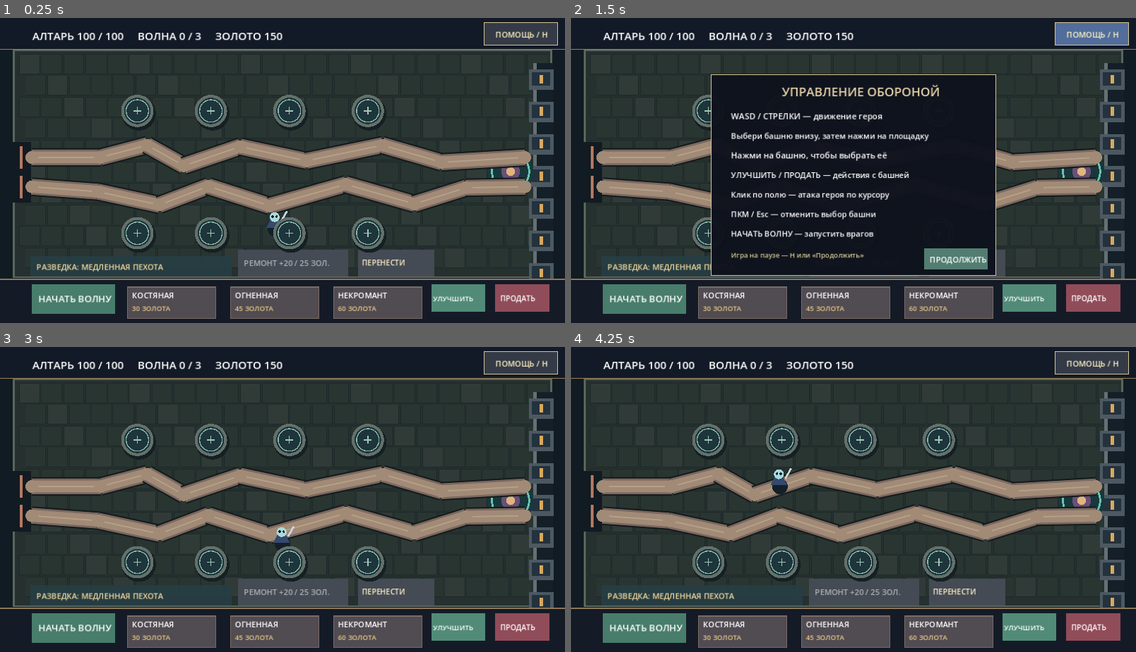
Above: before the commit, frames 1-4 (two rows, left to right).
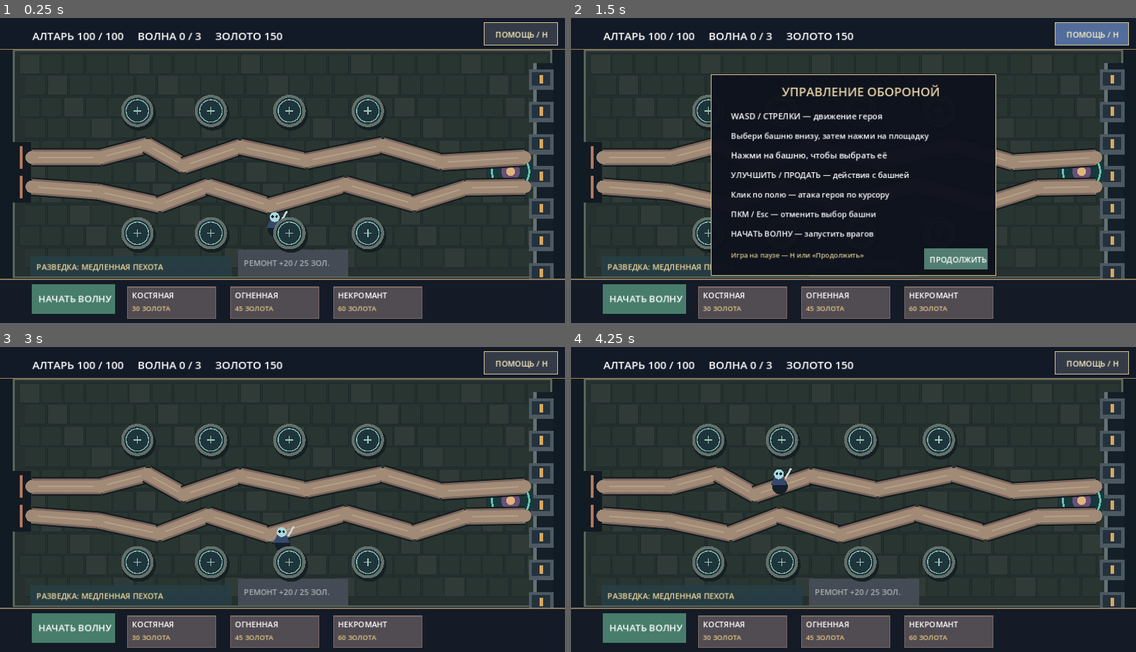
Above: after the commit, the same moments.

Repository: DoctorStrangeSH/Last-Ritual
Game: Godot game, scene res://scenes/topdown_td_prototype.tscn
The game is run twice, just before and just after one commit, with the same random seed, the same clock (stepped at 60 frames per second) and the same inputs. This scene is started directly instead of the project's main scene.
Inputs (mouse positions are in pixels of both pictures, inside the frame that each line leads up to):
- Up to frame 1 (0.25 s): no input
- Up to frame 2 (1.5 s): tap Enter at 0.5 s; move the mouse to (977, 161) at 0.52 s; hold Right (ui_right) 0.53-1.28 s; tap H at 0.6 s; click (977, 161) at 0.67 s; tap Space at 0.77, 1.25 s; move the mouse to (740, 191) at 1.27 s; hold Down (ui_down) from 1.28 s (still down); tap E at 1.35 s
- Up to frame 3 (3 s): tap Space at 1.52, 2.75 s; tap Enter at 2 s; move the mouse to (339, 435) at 2.02 s; release Down (ui_down) at 2.03 s; hold Right (ui_right) 2.03-2.78 s; tap R at 2.1 s; move the mouse to (254, 569) at 2.77 s; hold Up (ui_up) from 2.78 s (still down); tap H at 2.85 s; click (254, 569) at 2.92 s
- Up to frame 4 (4.25 s): tap Space at 3.02, 3.77 s; move the mouse to (1023, 554) at 3.52 s; release Up (ui_up) at 3.53 s; hold Left (ui_left) from 3.53 s (still down); tap E at 3.6 s

The runs differ from the first frame. In frame 1, 2.9% of the frame differs, in the area x 63-98%, y 75-97%; in frame 2, 1.9%; in frame 3, 2.9%; in frame 4, 2.9%.

Commit message:
TD2: компактная информация о башне и контекстные кнопки (#150)
* ux(td2): selected tower stat card and contextual move upgrade sell controls

* test(td2): contextual tower card displays live level upgrade and specialization

* docs(td2): mark clean HUD as pending verification

Diff:
--- a/scripts/topdown_td_prototype.gd
+++ b/scripts/topdown_td_prototype.gd
@@ -758,6 +758,25 @@
     draw_circle(pos + Vector2(4, -14), 2.5, Color("#142229"))
     draw_line(pos + Vector2(13, -4), pos + Vector2(25, -25), Color("#c6d7df"), 4.0)
 
+func selected_tower_info() -> Dictionary:
+    if selected_slot < 0 or selected_slot >= slots.size():
+        return {}
+    var tower: Dictionary = slots[selected_slot]
+    var kind: String = str(tower.get("tower", ""))
+    if kind == "":
+        return {}
+    var damage: int = int(TOWER_DAMAGE[kind]) * int(tower["level"])
+    if str(tower.get("specialization", "")) == "siege":
+        damage += 2
+    elif str(tower.get("specialization", "")) == "swarm":
+        damage = maxi(1, damage - 1)
+    if kind == "fire":
+        damage += fire_synergy_bonus
+    elif kind == "bone":
+        damage += bone_synergy_bonus
+    var upgrade_cost: int = 20 * int(tower["level"]) if int(tower["level"]) < 3 else 0
+    return {"kind": kind, "level": int(tower["level"]), "damage": damage, "priority": str(tower.get("target_priority", "nearest")), "specialization": str(tower.get("specialization", "")), "links": tower_synergy_links(selected_slot).size(), "upgrade_cost": upgrade_cost}
+
 func _draw() -> void:
     draw_fortress_ground()
     if defense_state != "playing":
@@ -771,10 +790,24 @@
         draw_rect(TARGET_BUTTON, Color("#e5c985"), false, 2.0)
         var priority: String = str(slots[selected_slot].get("target_priority", "nearest"))
         draw_string(ThemeDB.fallback_font, TARGET_BUTTON.position + Vector2(9, 29), "ЦЕЛЬ: " + str(TARGET_LABELS[priority]), HORIZONTAL_ALIGNMENT_LEFT, -1, 17, Color("#fff1c9"))
+    var info: Dictionary = selected_tower_info()
+    if not info.is_empty():
+        var tower_title: String = "КОСТЯНАЯ" if info["kind"] == "bone" else "ОГНЕННАЯ" if info["kind"] == "fire" else "НЕКРОМАНТ"
+        var specialization_label: String = "НЕ ВЫБРАНА"
+        if str(info["specialization"]) != "":
+            var label_index: int = 0 if info["specialization"] == "siege" else 1
+            specialization_label = str(SPECIALIZATION_LABELS[str(info["kind"])][label_index]).split(":")[0]
+        draw_rect(Rect2(845, 129, 280, 130), Color("#17272e", 0.95))
+        draw_rect(Rect2(845, 129, 280, 130), Color("#a4b9a7"), false, 2.0)
+        draw_string(ThemeDB.fallback_font, Vector2(858, 151), "%s / УР. %d" % [tower_title, int(info["level"])], HORIZONTAL_ALIGNMENT_LEFT, -1, 17, Color("#fff0c6"))
+        draw_string(ThemeDB.fallback_font, Vector2(858, 177), "УРОН: %d  СВЯЗИ: %d" % [int(info["damage"]), int(info["links"])], HORIZONTAL_ALIGNMENT_LEFT, -1, 16, Color.WHITE)
+        draw_string(ThemeDB.fallback_font, Vector2(858, 202), "ПУТЬ: %s" % specialization_label, HORIZONTAL_ALIGNMENT_LEFT, -1, 15, Color("#b9e4d6"))
+        draw_string(ThemeDB.fallback_font, Vector2(858, 228), "УЛУЧШ.: %s" % ("МАКС." if int(info["upgrade_cost"]) == 0 else "%d ЗОЛ." % int(info["upgrade_cost"])), HORIZONTAL_ALIGNMENT_LEFT, -1, 15, Color("#e7cf98"))
     var repair_ready: bool = defense_state == "playing" and enemies.is_empty() and wave_number < 3 and altar_hp > 0 and altar_hp < 100 and coins >= REPAIR_COST
     var can_move: bool = selected_slot >= 0 and selected_slot < slots.size() and slots[selected_slot]["tower"] != "" and defense_state == "playing" and enemies.is_empty() and wave_number < 3
-    draw_rect(MOVE_BUTTON, Color("#ac8b52") if moving_tower else Color("#486f80") if can_move else Color("#454b54"))
-    draw_string(ThemeDB.fallback_font, MOVE_BUTTON.position + Vector2(8, 32), "ВЫБЕРИ МЕСТО" if moving_tower else "ПЕРЕНЕСТИ", HORIZONTAL_ALIGNMENT_LEFT, -1, 15, Color("#fff1c9"))
+    if can_move:
+        draw_rect(MOVE_BUTTON, Color("#ac8b52") if moving_tower else Color("#486f80"))
+        draw_string(ThemeDB.fallback_font, MOVE_BUTTON.position + Vector2(8, 32), "ВЫБЕРИ МЕСТО" if moving_tower else "ПЕРЕНЕСТИ", HORIZONTAL_ALIGNMENT_LEFT, -1, 15, Color("#fff1c9"))
     draw_rect(REPAIR_BUTTON, Color("#527b75") if repair_ready else Color("#454b54"))
     draw_string(ThemeDB.fallback_font, REPAIR_BUTTON.position + Vector2(12, 33), "РЕМОНТ +20 / 25 ЗОЛ.", HORIZONTAL_ALIGNMENT_LEFT, -1, 16, Color("#fff1ce") if repair_ready else Color("#abb2b5"))
     draw_rect(WAVE_BUTTON, Color("#487d6b") if enemies.is_empty() and wave_number < 3 and altar_hp > 0 else Color("#454b54"))
@@ -850,10 +883,11 @@
         draw_rect(card, Color("#e5c985") if selected_type == tower_ids[i] else Color("#796b65"), false, 2.0)
         draw_string(ThemeDB.fallback_font, card.position + Vector2(9, 23), tower_names[i], HORIZONTAL_ALIGNMENT_LEFT, -1, 16, Color.WHITE)
         draw_string(ThemeDB.fallback_font, card.position + Vector2(9, 49), "%d ЗОЛОТА" % COSTS[tower_ids[i]], HORIZONTAL_ALIGNMENT_LEFT, -1, 14, Color("#e5c985"))
-    draw_rect(Rect2(880, 545, 110, 55), Color("#518b78"))
-    draw_string(ThemeDB.fallback_font, Vector2(883, 579), "УЛУЧШИТЬ", HORIZONTAL_ALIGNMENT_LEFT, -1, 14, Color.WHITE)
-    draw_rect(Rect2(1010, 545, 110, 55), Color("#914c59"))
-    draw_string(ThemeDB.fallback_font, Vector2(1020, 579), "ПРОДАТЬ", HORIZONTAL_ALIGNMENT_LEFT, -1, 15, Color.WHITE)
+    if not selected_tower_info().is_empty():
+        draw_rect(Rect2(880, 545, 110, 55), Color("#518b78"))
+        draw_string(ThemeDB.fallback_font, Vector2(883, 579), "УЛУЧШИТЬ", HORIZONTAL_ALIGNMENT_LEFT, -1, 14, Color.WHITE)
+        draw_rect(Rect2(1010, 545, 110, 55), Color("#914c59"))
+        draw_string(ThemeDB.fallback_font, Vector2(1020, 579), "ПРОДАТЬ", HORIZONTAL_ALIGNMENT_LEFT, -1, 15, Color.WHITE)
 
     draw_rect(HELP_BUTTON, Color("#526d9b") if help_visible else Color("#343b47"))
     draw_rect(HELP_BUTTON, Color("#d5c592"), false, 1.5)
--- a/tests/topdown_smoke.gd
+++ b/tests/topdown_smoke.gd
@@ -401,6 +401,22 @@
                 brute_count += 1
         check(brute_count >= 2, "Armored siege fields more brutes")
         siege.queue_free()
+    var inspector_scene = load("res://scenes/topdown_td_prototype.tscn")
+    if inspector_scene != null:
+        var inspector = inspector_scene.instantiate()
+        root.add_child(inspector)
+        check(inspector.selected_tower_info().is_empty(), "Tower detail card hidden without selected tower")
+        inspector.choose_tower("bone")
+        check(inspector.build_tower(0), "Build tower for detail card")
+        var details: Dictionary = inspector.selected_tower_info()
+        check(details["kind"] == "bone" and int(details["level"]) == 1, "Card shows tower type and level")
+        check(int(details["upgrade_cost"]) == 20, "Card shows upgrade price")
+        inspector.coins = 80
+        inspector.upgrade_selected()
+        inspector.choose_specialization("siege")
+        details = inspector.selected_tower_info()
+        check(details["specialization"] == "siege" and int(details["damage"]) > 0, "Card updates with specialization and damage")
+        inspector.queue_free()
     var td_scene := load("res://scenes/topdown_td_prototype.tscn") as PackedScene
     check(td_scene != null, "Top-down TD scene loads")
     if td_scene != null:
Not shown, changed: docs/ROADMAP.md
